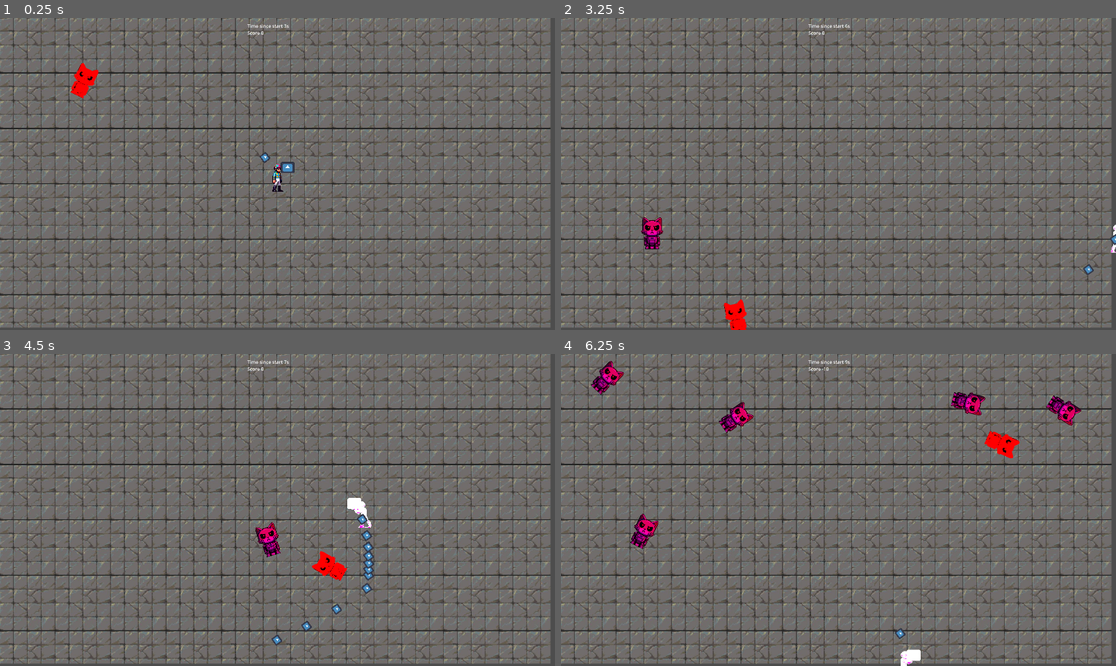
Above: before the commit, frames 1-4 (two rows, left to right).
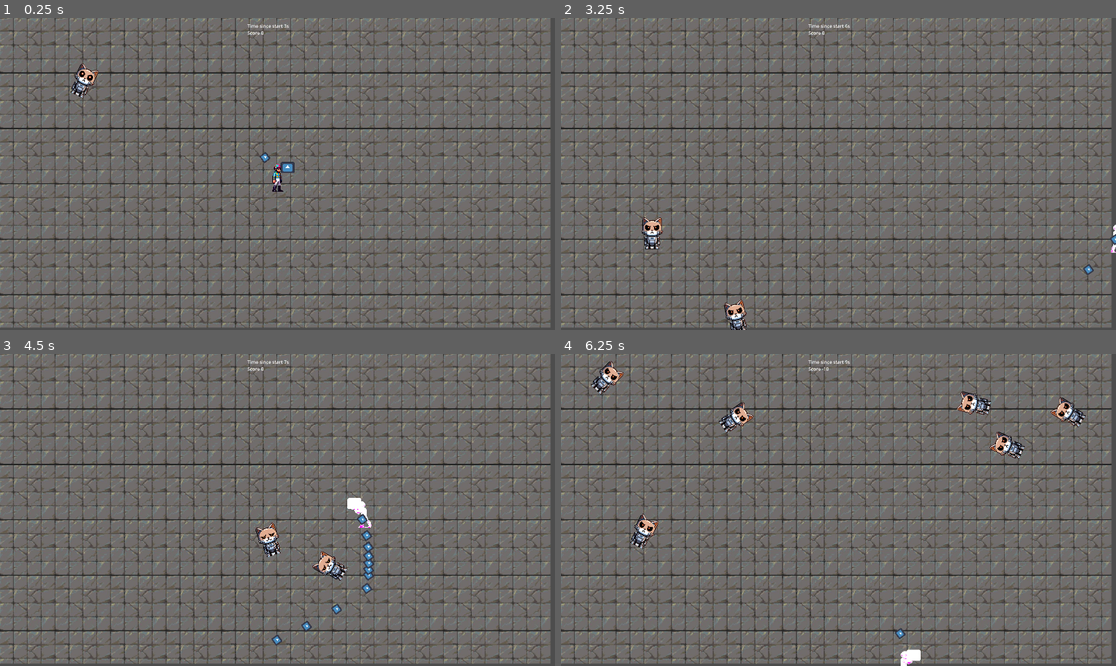
Above: after the commit, the same moments.

Repository: elVariable/gamejam
Game: Godot game, scene res://scenes/levels/main.tscn
The game is run twice, just before and just after one commit, with the same random seed, the same clock (stepped at 60 frames per second) and the same inputs. The engine's default icon, where the game draws it, is replaced by a stand-in: a white triangle on a blue panel in a dark square.
Inputs:
- Up to frame 1 (0.25 s): no input
- Up to frame 2 (3.25 s): hold D (Right) 0.53-1.28 s; tap one key every 0.75 s from 0.6 s: U (Fire0) I (Fire1) O (Fire2) P (Fire3); hold S (Down) 1.28-2.03 s; hold D (Right) 2.03-2.78 s; hold W (Up) from 2.78 s (still down)
- Up to frame 3 (4.5 s): release W (Up) at 3.53 s; hold A (Left) from 3.53 s (still down); tap U (Fire0) at 3.6 s; tap I (Fire1) at 4.35 s
- Up to frame 4 (6.25 s): release A (Left) at 5.03 s; hold S (Down) 5.03-5.78 s; tap O (Fire2) at 5.1 s; hold D (Right) from 5.78 s (still down); tap P (Fire3) at 5.85 s

The runs differ from the first frame. In frame 1, 0.3% of the frame differs, in the area x 12-18%, y 14-26%; in frame 2, 0.5%; in frame 3, 0.6%; in frame 4, 1.9%, in the area x 5-95%, y 2-63%.

Commit message:
animate enemy and flip correctly

Diff:
--- a/scenes/prefabs/enemy.tscn
+++ b/scenes/prefabs/enemy.tscn
@@ -9,13 +9,34 @@
 [sub_resource type="RectangleShape2D" id="RectangleShape2D_qe55r"]
 size = Vector2(46.4807, 90.6369)
 
+[sub_resource type="Animation" id="Animation_x62mb"]
+resource_name = "Walk"
+length = 0.7
+tracks/0/type = "value"
+tracks/0/imported = false
+tracks/0/enabled = true
+tracks/0/path = NodePath("Icon:frame")
+tracks/0/interp = 1
+tracks/0/loop_wrap = true
+tracks/0/keys = {
+"times": PackedFloat32Array(0, 0.2, 0.4, 0.6),
+"transitions": PackedFloat32Array(1, 1, 1, 1),
+"update": 1,
+"values": [0, 1, 3, 4]
+}
+
+[sub_resource type="AnimationLibrary" id="AnimationLibrary_qo0uv"]
+_data = {
+"Walk": SubResource("Animation_x62mb")
+}
+
 [node name="Enemy" type="CharacterBody2D" groups=["Enemies"]]
 collision_layer = 2
 collision_mask = 3
 script = ExtResource("1_trtck")
 
 [node name="Icon" type="Sprite2D" parent="."]
-self_modulate = Color(1, 0, 0.647059, 1)
+unique_name_in_owner = true
 position = Vector2(1.13687e-13, -12)
 scale = Vector2(0.515625, 0.515625)
 texture = ExtResource("2_p45ub")
@@ -36,4 +57,10 @@
 rotation = -0.452129
 shape = SubResource("RectangleShape2D_qe55r")
 
+[node name="AnimationPlayer" type="AnimationPlayer" parent="."]
+unique_name_in_owner = true
+libraries = {
+"": SubResource("AnimationLibrary_qo0uv")
+}
+
 [connection signal="body_entered" from="Area2D" to="." method="_on_area_2d_body_entered"]
--- a/scripts/enemy.gd
+++ b/scripts/enemy.gd
@@ -17,6 +17,12 @@
     velocity = direction * speed
     look_at(target_pos)
 
+    $AnimationPlayer.play("Walk")
+    if direction.x < 0:
+        $Icon.flip_v = true
+    else:
+        $Icon.flip_v = false
+
     if position.distance_to(target_pos) > 5:
         move_and_slide()
 
--- a/scripts/weapon.gd
+++ b/scripts/weapon.gd
@@ -51,7 +51,7 @@
             if (distance_to_this_enemy < distance_to_closest_enemy):
                 closest_enemy = e
 
-    if closest_enemy:
-        closest_enemy.modulate = Color(120, 0, 0)
+    #if closest_enemy:
+        #closest_enemy.modulate = Color(120, 0, 0)
 
     return closest_enemy
Not shown: 1 places in scenes/prefabs/enemy.tscn that only renumber resources
